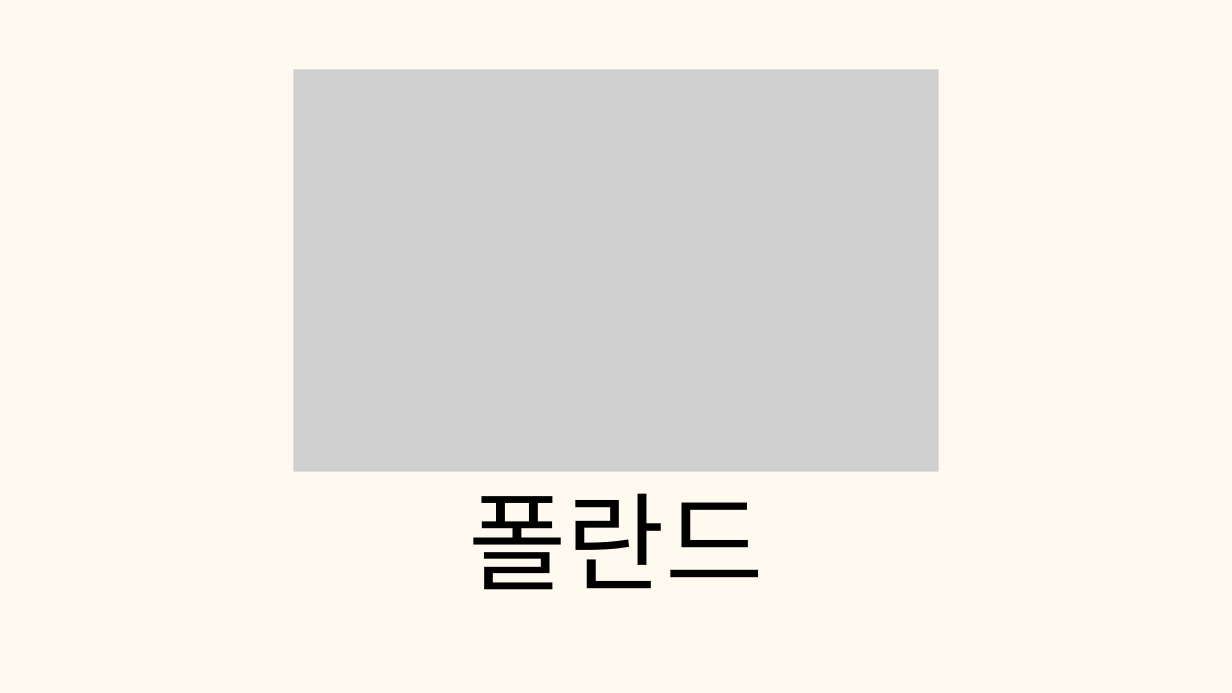
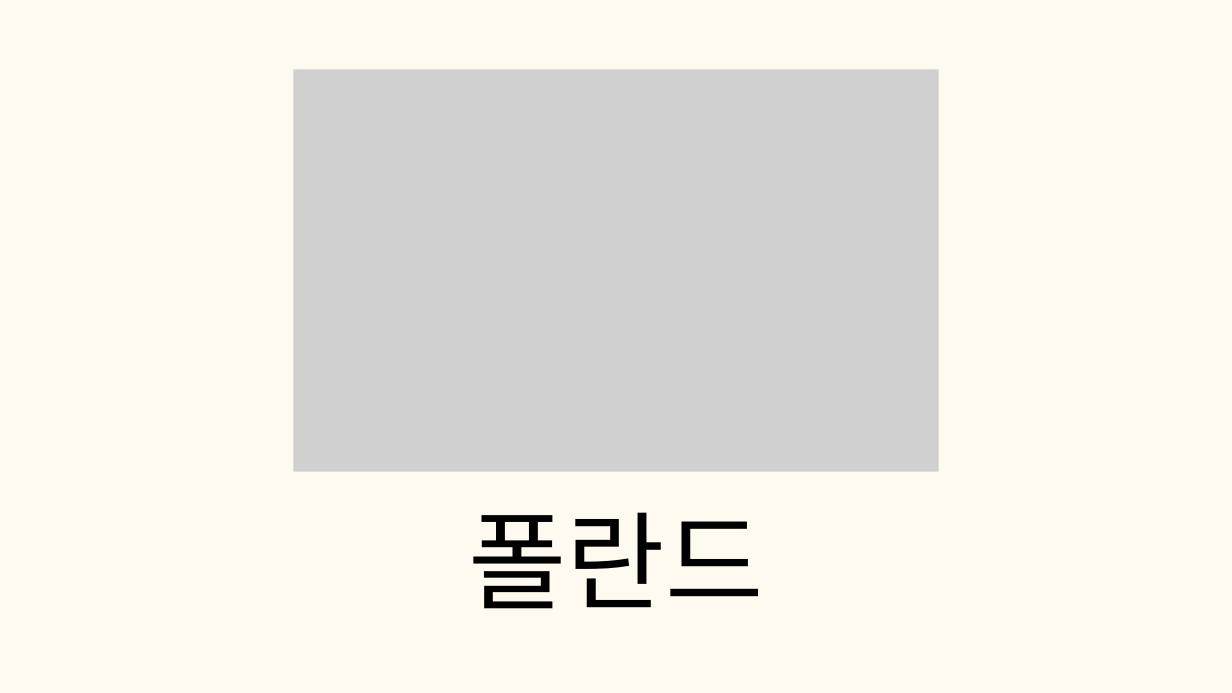
Before and after one commit to tkdgns25300/sunday_play, a slide deck: slide 53 of public/downloads/games/capital-quiz/rules.pptx (slide 52 before the commit). Drawn at 1232x693 pixels with LibreOffice and Linux fonts; fonts in the diff are those of the drawing; grey boxes stand for pictures. Boxes give left, top, right and bottom in pixels: in the first picture for what was removed or moved away, otherwise in the second. Text is boxed around its words. In the diff, an @@ line names an element or a change of style, - is before the commit and + after.

```diff
--- a/public/downloads/games/capital-quiz/rules.pptx
+++ b/public/downloads/games/capital-quiz/rules.pptx
@@ text "폴란드": place and size @@
-text "폴란드" at [468,493,763,590]
+text "폴란드" at [468,512,763,609]
@@ text "폴란드" at [468,512,763,609]: font Lato to Noto Sans CJK KR @@
```
Also in this commit, not shown: 63 other slides changed, 1 slide added, 3 other files.
